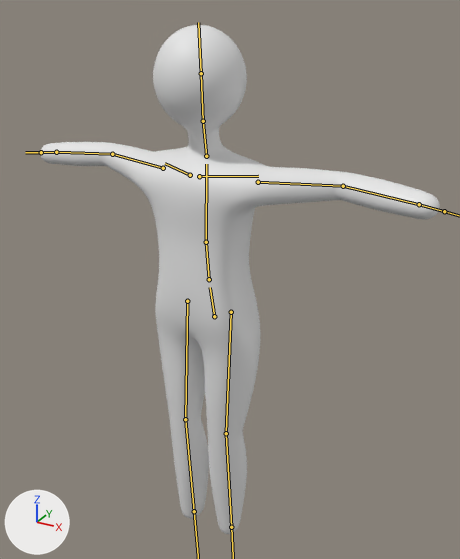
A saved change to the FBX model Assets/Objects/char.fbx.
Camera for both pictures: a 50 mm camera at (3.58, -5.98, 6.84) aimed at (0.4, -0.19, 3.94). Arrows for +X, +Y and +Z are at lower left; the lights stay in place. The bones that bend it are drawn over the model as lines. Materials are left out; every surface is plain grey.
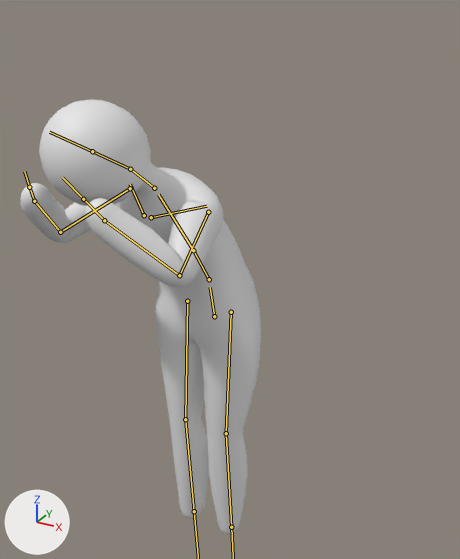
The newer file adds an action. The first version stands in its rest pose; the second is drawn at frame 31 of the action 'metarig|BadMemory'.

Boxes [x1, y1, x2, y2] around the edits, measured in the pictures (460 x 559 px):
'Cube', posed (40% narrower, 15% shorter): before [40, 25, 440, 534]; after [20, 100, 261, 535]
bone 'spine', root to tip: before (209, 279) to (206, 242); after (209, 279) to (193, 250)
bone 'chest', root to tip: before (206, 242) to (206, 164); after (193, 250) to (158, 194)
bone 'neck', root to tip: before (206, 156) to (203, 121); after (154, 188) to (130, 169)
bone 'head', root to tip: before (203, 121) to (201, 73); after (130, 169) to (92, 151)
bone 'upper_arm.L', root to tip: before (258, 182) to (343, 186); after (208, 212) to (179, 275)
bone 'forearm.L', root to tip: before (343, 186) to (419, 204); after (179, 275) to (104, 220)
bone 'hand.L', root to tip: before (419, 204) to (444, 211); after (104, 220) to (83, 199)
bone 'upper_arm.R', root to tip: before (163, 168) to (112, 154); after (130, 188) to (60, 232)
bone 'forearm.R', root to tip: before (112, 154) to (56, 152); after (60, 232) to (34, 201)
bone 'hand.R', root to tip: before (56, 152) to (41, 152); after (34, 201) to (29, 187)

Patch to the scene script:
```diff
--- a/Assets/Objects/char.fbx.py
+++ b/Assets/Objects/char.fbx.py
@@ bone_spine @@
 bone_spine = bpy.data.objects['metarig'].pose.bones['spine']  # child of 'hips'
-bone_spine.rotation_quaternion = (1.0, 0.0, 0.0, 0.0)  # degrees (0, 0, 0)
+bone_spine.rotation_quaternion = (0.972, 0.198, -0.119, 0.038)  # degrees (23, -14, 2)
@@ bone_chest @@
 bone_chest = bpy.data.objects['metarig'].pose.bones['chest']  # child of 'spine'
-bone_chest.rotation_quaternion = (1.0, 0.0, 0.0, 0.0)  # degrees (0, 0, 0)
+bone_chest.rotation_quaternion = (0.995, 0.098, 0.0, 0.0)  # degrees (11, 0, 0)
@@ bone_neck @@
 bone_neck = bpy.data.objects['metarig'].pose.bones['neck']  # child of 'chest'
-bone_neck.rotation_quaternion = (1.0, 0.0, 0.0, 0.0)  # degrees (0, 0, 0)
+bone_neck.rotation_quaternion = (0.999, 0.049, 0.0, 0.0)  # degrees (6, 0, 0)
@@ bone_head @@
 bone_head = bpy.data.objects['metarig'].pose.bones['head']  # child of 'neck'
-bone_head.rotation_quaternion = (1.0, 0.0, 0.0, 0.0)  # degrees (0, 0, 0)
+bone_head.rotation_quaternion = (0.988, 0.155, 0.0, 0.0)  # degrees (18, 0, 0)
@@ bone_upper_arm_l @@
 bone_upper_arm_l = bpy.data.objects['metarig'].pose.bones['upper_arm.L']  # child of 'shoulder.L'
-bone_upper_arm_l.rotation_quaternion = (1.0, 0.0, 0.0, 0.0)  # degrees (0, 0, 0)
+bone_upper_arm_l.rotation_quaternion = (0.619, 0.579, -0.472, -0.243)  # degrees (97, -18, -63)
@@ bone_forearm_l @@
 bone_forearm_l = bpy.data.objects['metarig'].pose.bones['forearm.L']  # child of 'upper_arm.L'
-bone_forearm_l.rotation_quaternion = (1.0, 0.0, 0.0, 0.0)  # degrees (0, 0, 0)
+bone_forearm_l.rotation_quaternion = (0.762, 0.469, -0.293, -0.336)  # degrees (67, -8, -53)
@@ bone_hand_l @@
 bone_hand_l = bpy.data.objects['metarig'].pose.bones['hand.L']  # child of 'forearm.L'
-bone_hand_l.rotation_quaternion = (1.0, 0.0, 0.0, 0.0)  # degrees (0, 0, 0)
+bone_hand_l.rotation_quaternion = (0.994, 0.008, -0.014, 0.106)  # degrees (1, -2, 12)
@@ bone_upper_arm_r @@
 bone_upper_arm_r = bpy.data.objects['metarig'].pose.bones['upper_arm.R']  # child of 'shoulder.R'
-bone_upper_arm_r.rotation_quaternion = (1.0, 0.0, 0.0, 0.0)  # degrees (0, 0, 0)
+bone_upper_arm_r.rotation_quaternion = (0.626, 0.588, 0.438, 0.263)  # degrees (95, 14, 61)
@@ bone_forearm_r @@
 bone_forearm_r = bpy.data.objects['metarig'].pose.bones['forearm.R']  # child of 'upper_arm.R'
-bone_forearm_r.rotation_quaternion = (1.0, 0.0, 0.0, 0.0)  # degrees (0, 0, 0)
+bone_forearm_r.rotation_quaternion = (0.827, 0.557, 0.001, 0.081)  # degrees (68, -5, 8)
@@ bone_hand_r @@
 bone_hand_r = bpy.data.objects['metarig'].pose.bones['hand.R']  # child of 'forearm.R'
-bone_hand_r.rotation_quaternion = (1.0, 0.0, 0.0, 0.0)  # degrees (0, 0, 0)
+bone_hand_r.rotation_quaternion = (0.992, -0.029, -0.003, -0.126)  # degrees (-3, -1, -14)
```
